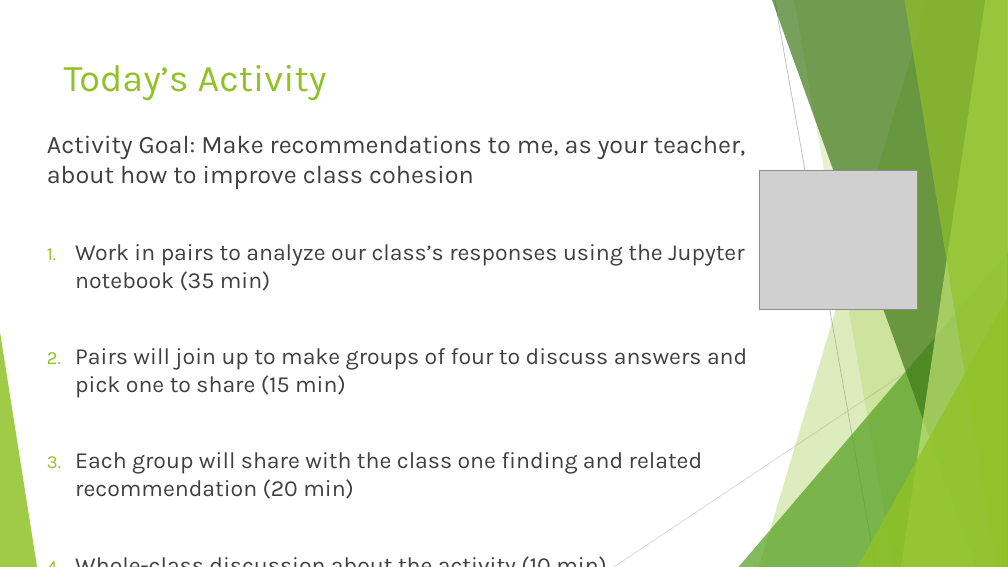
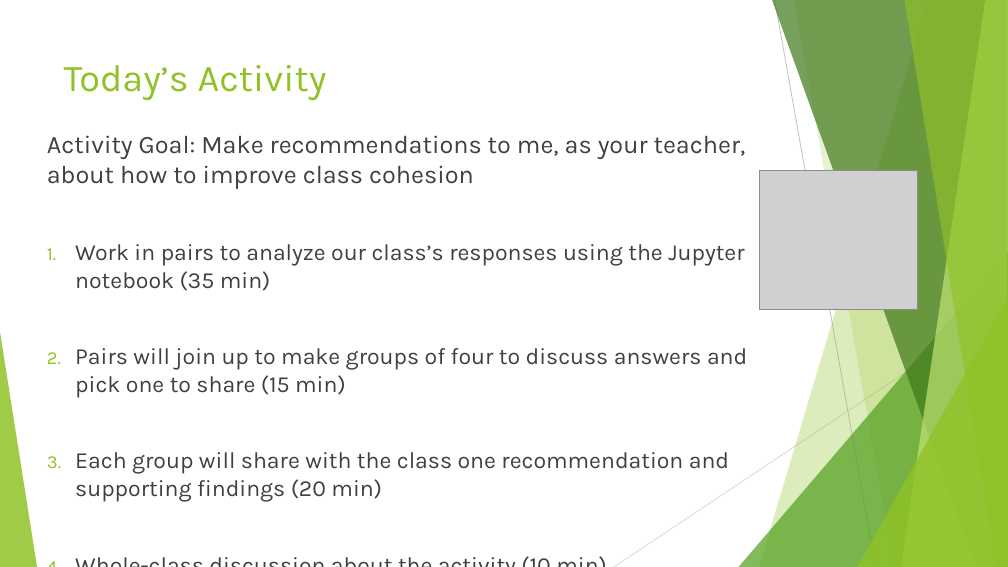
Before and after one commit to DavidBraslow/Our-Class-Graph, a slide deck: slide 4 of Our Class Graph Slides.pptx. Drawn at 1008x567 pixels with LibreOffice and Linux fonts; fonts in the diff are those of the drawing; grey boxes stand for pictures. Boxes give left, top, right and bottom in pixels: in the first picture for what was removed or moved away, otherwise in the second. Text is boxed around its words. In the diff, an @@ line names an element or a change of style, - is before the commit and + after.

```diff
--- a/Our Class Graph Slides.pptx
+++ b/Our Class Graph Slides.pptx
@@ text at (75, 452, 729, 502): text changed @@
-3. Each group will share with the class one finding and related recommendation (20 min)
+3. Each group will share with the class one recommendation and supporting findings (20 min)
```
Also in this commit, not shown: 3 other slides changed, 1 other file.
